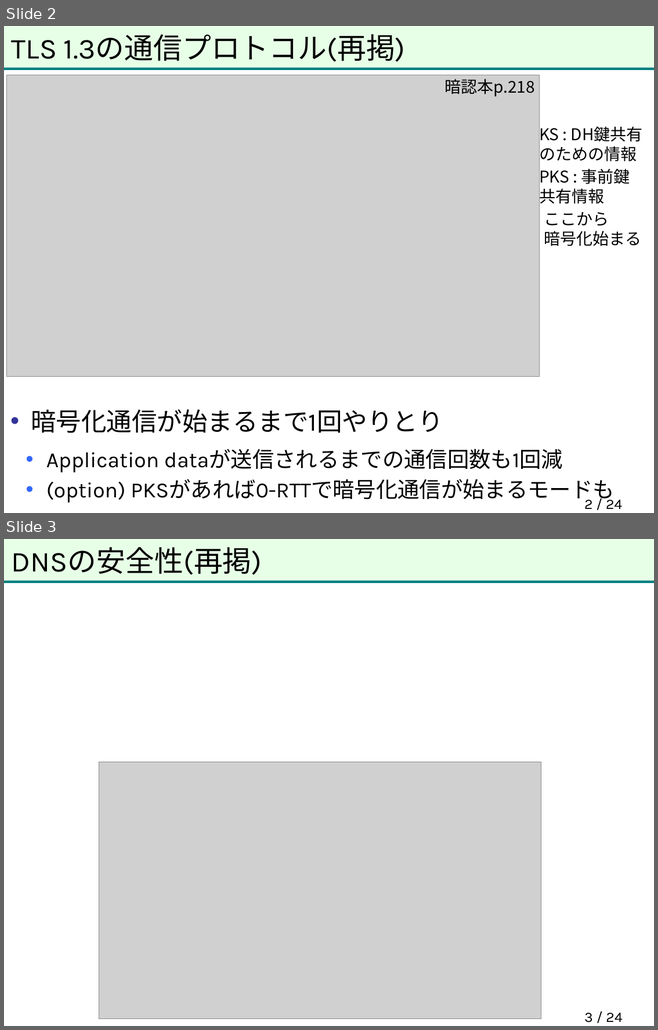
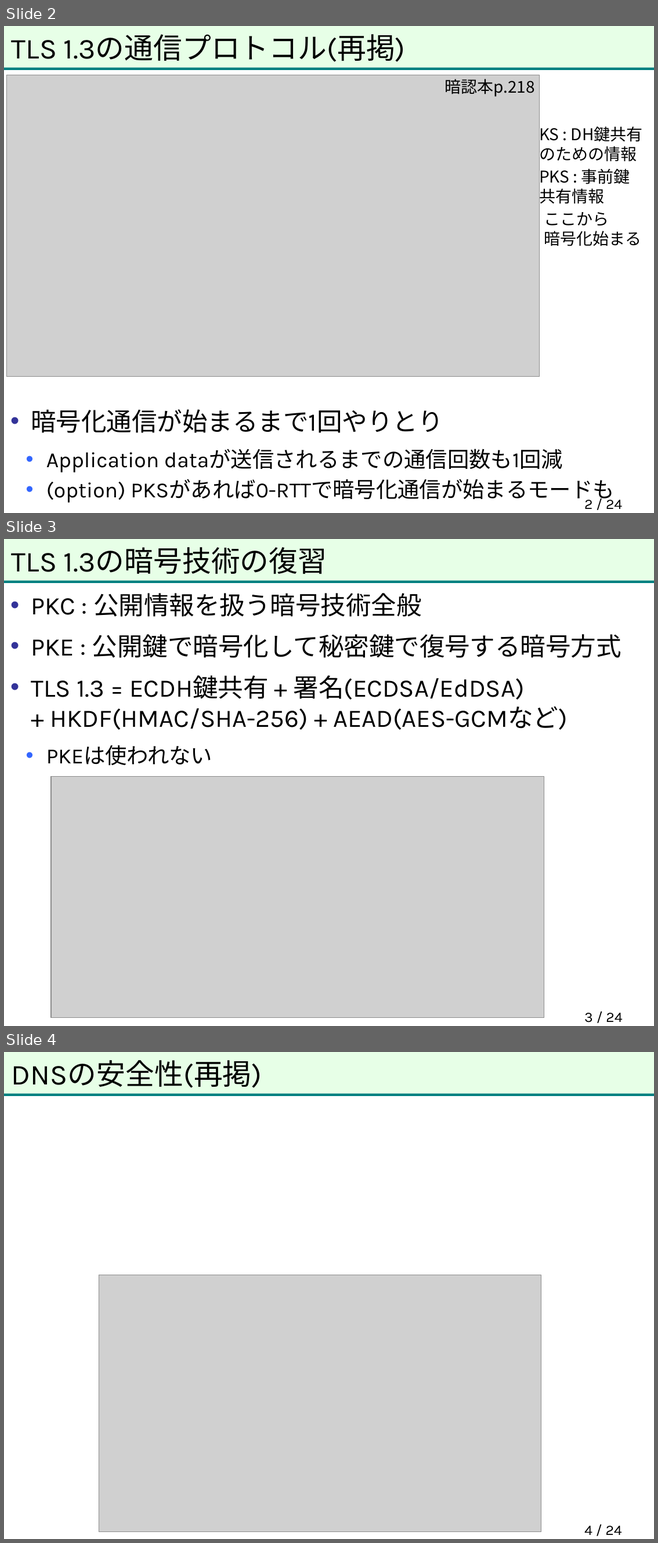
Before and after one commit to herumi/anninbon, a slide deck: lec/anninbon10.pptx. Shown one above the other, each under a label of ours: slides 2 and 3 before the commit, slides 2, 3 and 4 after it. The pictures are 658x1030 and 658x1543 pixels, drawn with LibreOffice and Linux fonts; fonts in the diff are those of the drawing; grey boxes stand for pictures; background and template pictures are left out. Boxes give left, top, right and bottom in pixels: in the first picture for what was removed or moved away, otherwise in the second. Text is boxed around its words. In the diff, an @@ line names an element or a change of style, - is before the commit and + after.

Commit message:
update tls 1.3

```diff
--- a/lec/anninbon10.pptx
+++ b/lec/anninbon10.pptx
@@ slide 3 added at box(4, 539, 654, 1026), background #FFFFFF; not listed: 2 template elements that a slide beside it also shows @@
@@ title added at box(12, 547, 326, 574), 32 pt, text #000000 @@
+TLS 1.3の暗号技術の復習
@@ text added at box(31, 593, 621, 765), 28 pt, text #000000 @@
+• PKC : 公開情報を扱う暗号技術全般
+• PKE : 公開鍵で暗号化して秘密鍵で復号する暗号方式
+• TLS 1.3 = ECDH鍵共有 + 署名(ECDSA/EdDSA)
+  + HKDF(HMAC/SHA-256) + AEAD(AES-GCMなど)
+  • PKEは使われない
@@ picture added at box(51, 777, 543, 1019) @@
@@ page number added at box(584, 1013, 622, 1023), 16 pt, text #000000 @@
+3 / 24
@@ what was slide 3 is now slide 4 @@
@@ page number at box(584, 1526, 622, 1535): text changed @@
-3 / 24
+4 / 24
```
